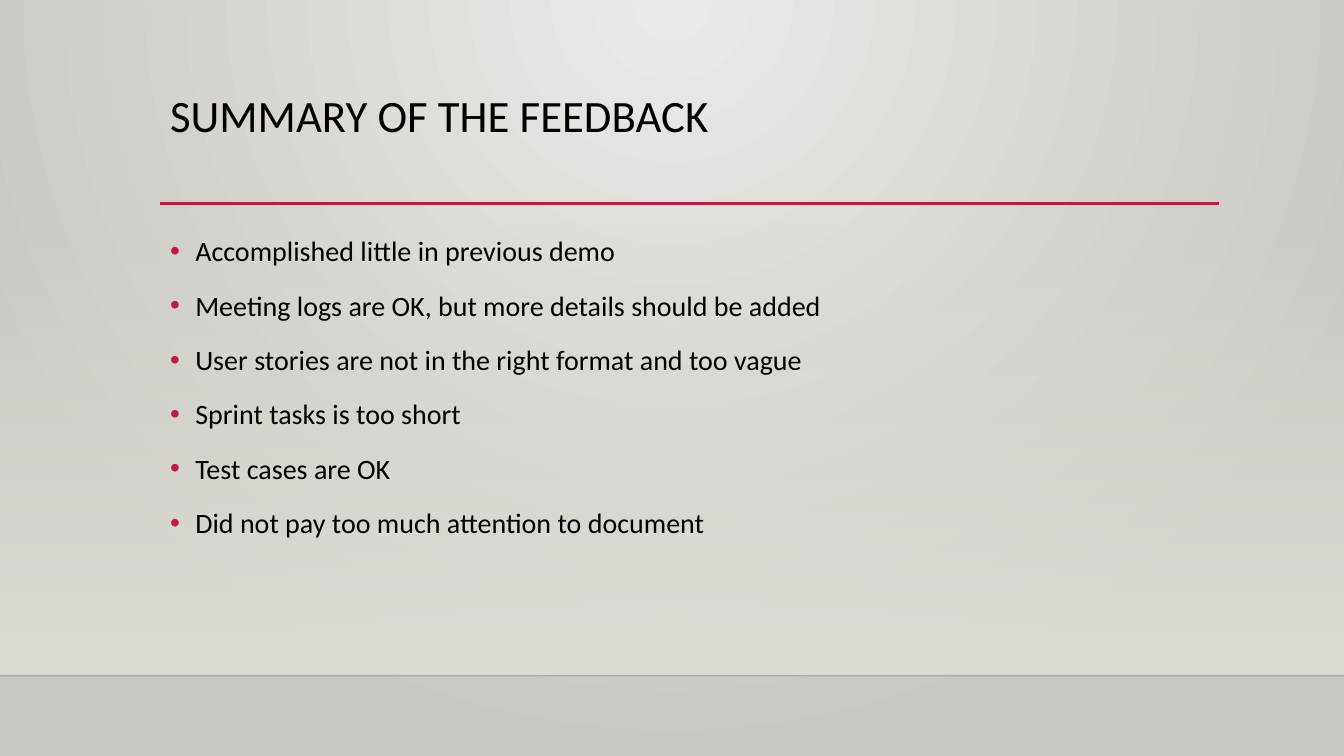
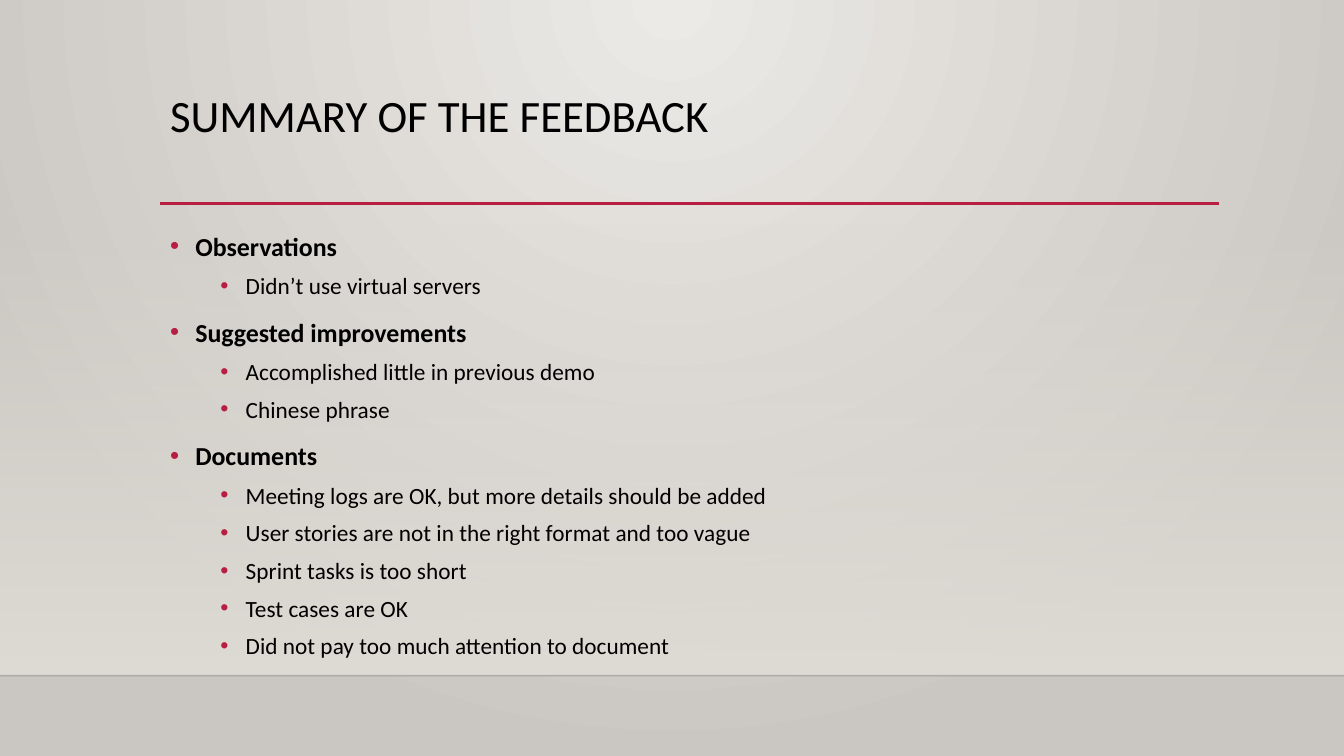
Before and after one commit to Giant-Visualize/Giant-Visualize-Multi-Agent-Patrolling, a slide deck: slide 2 of Document/GIANTS_SecondPresentation.pptx. Drawn at 1344x756 pixels with LibreOffice and Linux fonts; fonts in the diff are those of the drawing; background and template pictures are left out. Boxes give left, top, right and bottom in pixels: in the first picture for what was removed or moved away, otherwise in the second. Text is boxed around its words. In the diff, an @@ line names an element or a change of style, - is before the commit and + after.

```diff
--- a/Document/GIANTS_SecondPresentation.pptx
+++ b/Document/GIANTS_SecondPresentation.pptx
@@ text at (x1=195, y1=237, x2=481, y2=347): paragraphs added @@
+• Observations
+  • Didn’t use virtual servers
+• Suggested improvements
@@ text at (x1=246, y1=364, x2=765, y2=658): size 20 to 16.6 pt in "Accomplished little in previous demo", "Meeting logs are OK, but more details ...", "User stories are not in the right ...", "Sprint tasks is too short" and 2 more places; list level 1 to 2 in "Accomplished little in previous demo"; line spacing 1.2 to 1.1; list level 1 to 2 in "Meeting logs are OK, but ..."; list level 1 to 2 in "User stories are not in ..."; list level 1 to 2 in "Sprint tasks is too short"; list level 1 to 2 in "Test cases are OK"; list level 1 to 2 in "Did not pay too much ..." @@
@@ text at (x1=195, y1=402, x2=390, y2=465): paragraphs added @@
+  • Chinese phrase
+• Documents
```
Also in this commit, not shown: 7 other files.
